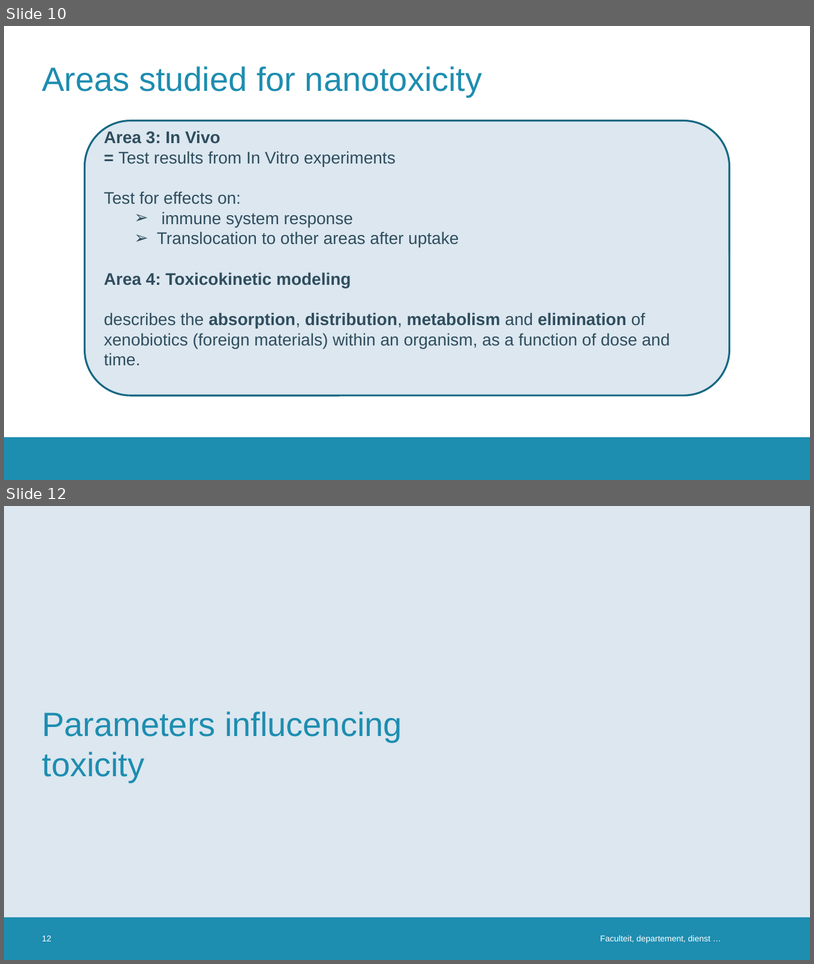
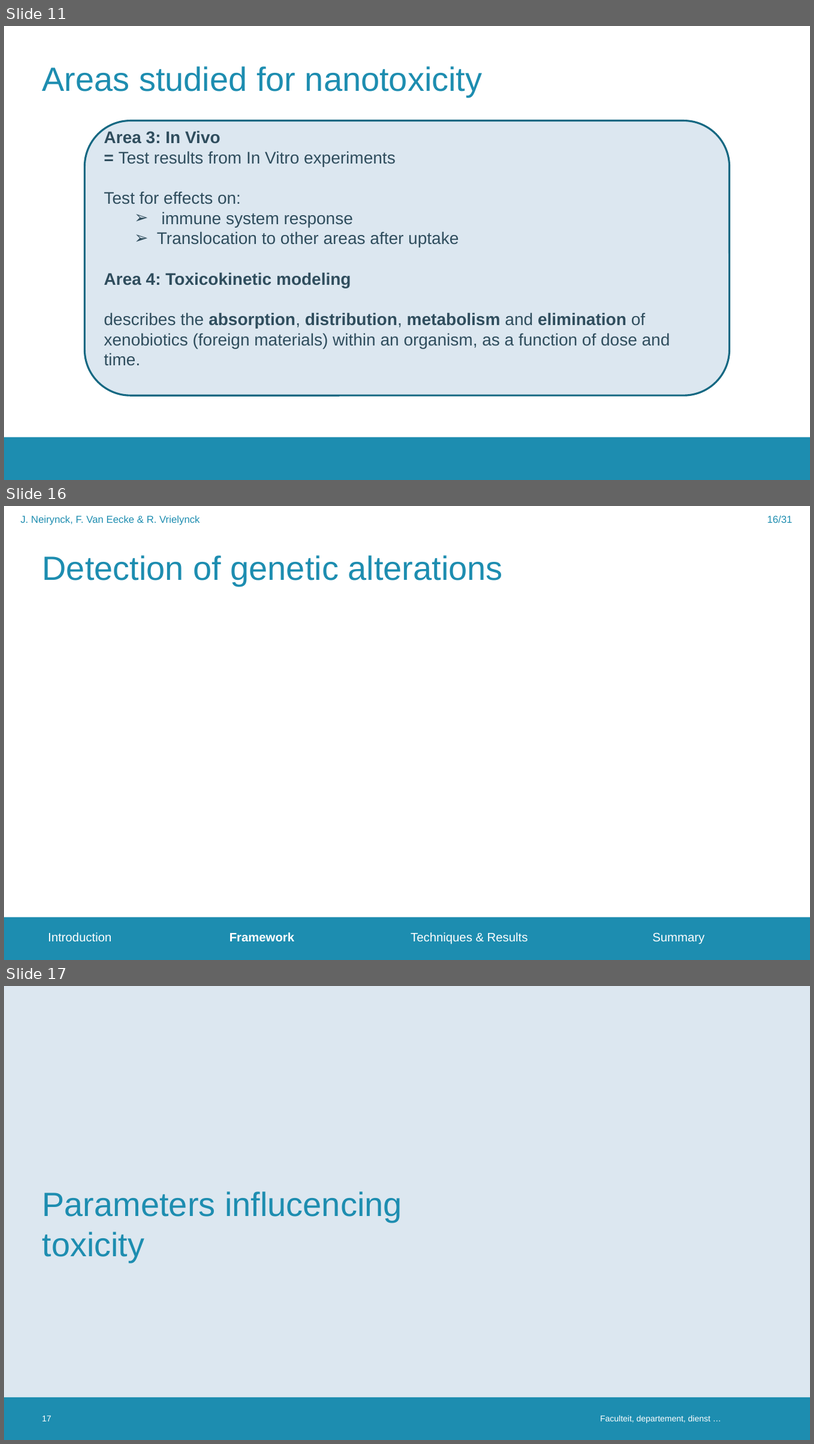
Before and after one commit to FrederikVanEecke/PresentationClusters, a slide deck: NanoparticleToxicity.pptx. Shown one above the other, each under a label of ours: slides 10 and 12 before the commit, slides 11, 16 and 17 after it; the slides between them are not shown. The pictures are 814x964 and 814x1444 pixels, drawn with LibreOffice and Linux fonts; fonts in the diff are those of the drawing; background and template pictures are left out. Boxes give left, top, right and bottom in pixels: in the first picture for what was removed or moved away, otherwise in the second. Text is boxed around its words. In the diff, an @@ line names an element or a change of style, - is before the commit and + after.

```diff
--- a/NanoparticleToxicity.pptx
+++ b/NanoparticleToxicity.pptx
@@ slide 16 added at (4, 506, 810, 960), background #FFFFFF; not listed: 1 template element that a slide beside it also shows @@
@@ text added at (21, 516, 200, 525), 12 pt, text #1D8DB0 @@
+J. Neirynck, F. Van Eecke & R. Vrielynck
@@ page number added at (768, 516, 793, 523), 12 pt, text #1D8DB0 @@
+16/31
@@ title added at (42, 555, 503, 585), 40 pt, text #1D8DB0 @@
+Detection of genetic alterations
@@ text added at (48, 932, 705, 944), 14.5 pt, text #FFFFFF @@
+Introduction Framework Techniques & Results Summary
@@ what was slide 10 is now slide 11 @@
@@ what was slide 12 is now slide 17 @@
@@ page number at (42, 1415, 51, 1421): text changed @@
-12
+17
```
Also in this commit, not shown: 2 slides changed, 4 other slides added.
